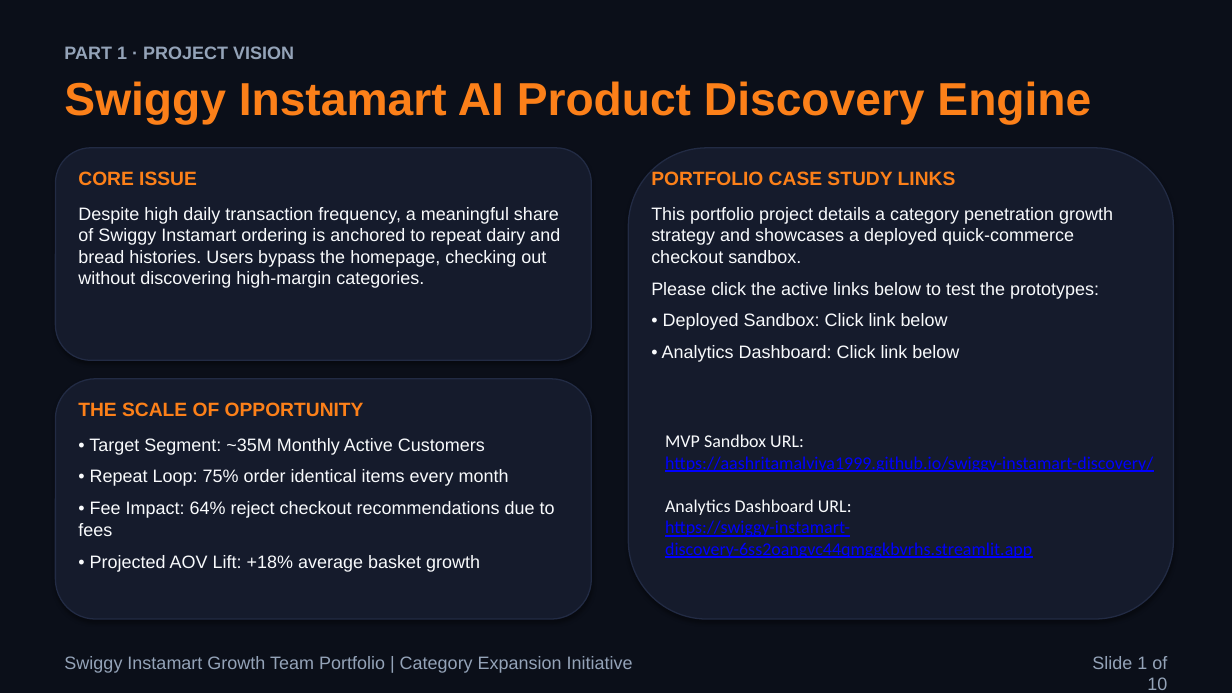
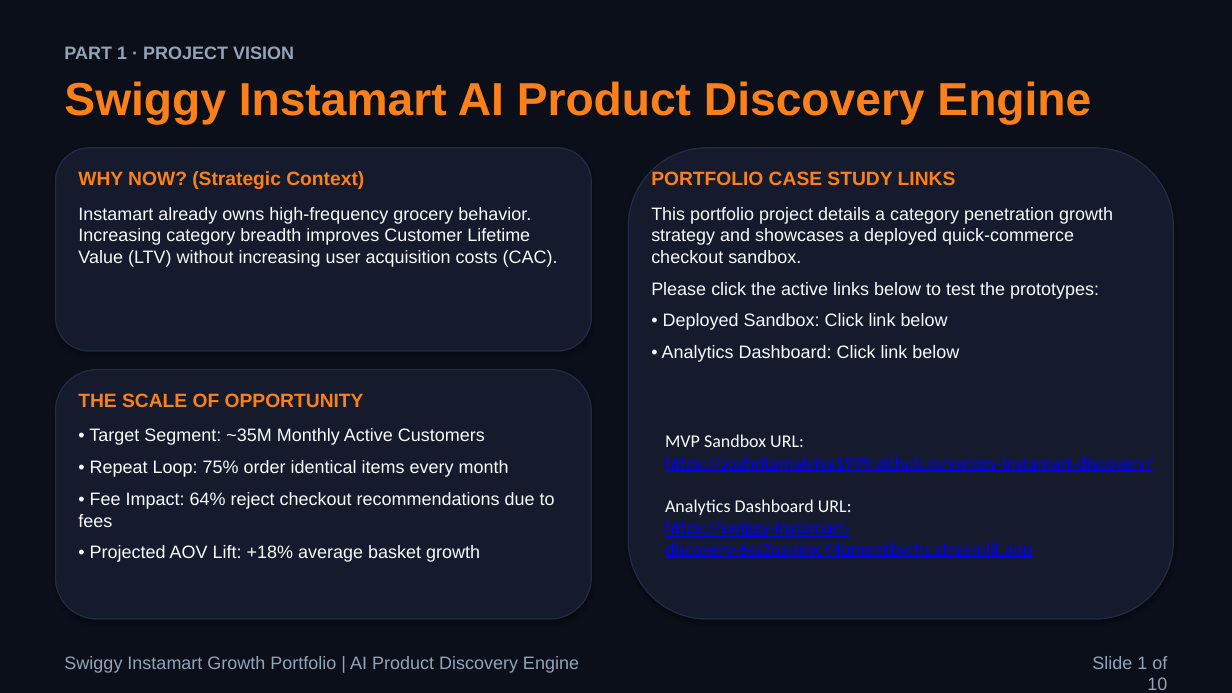
Before and after one commit to aashritamalviya1999/swiggy-instamart-discovery, a slide deck: slide 1 of NL Swiggy Instamart.pptx. Drawn at 1232x693 pixels with LibreOffice and Linux fonts; fonts in the diff are those of the drawing. Boxes give left, top, right and bottom in pixels: in the first picture for what was removed or moved away, otherwise in the second. Text is boxed around its words. In the diff, an @@ line names an element or a change of style, - is before the commit and + after.

```diff
--- a/NL Swiggy Instamart.pptx
+++ b/NL Swiggy Instamart.pptx
@@ rounded rectangle: place and size @@
-rounded rectangle at box(55, 148, 592, 360)
+rounded rectangle at box(55, 148, 592, 351)
@@ text at box(78, 171, 558, 267): text changed @@
-CORE ISSUE
-Despite high daily transaction frequency, a meaningful share of Swiggy Instamart ordering is anchored to repeat dairy and bread histories. Users bypass the homepage, checking out without discovering high-margin categories.
+WHY NOW? (Strategic Context)
+Instamart already owns high-frequency grocery behavior. Increasing category breadth improves Customer Lifetime Value (LTV) without increasing user acquisition costs (CAC).
@@ rounded rectangle: place and size @@
-rounded rectangle at box(55, 379, 592, 619)
+rounded rectangle at box(55, 370, 592, 619)
@@ text "THE SCALE OF OPPORTUNITY": place and size @@
-text "THE SCALE OF OPPORTUNITY" at box(78, 402, 555, 572)
+text "THE SCALE OF OPPORTUNITY" at box(78, 393, 555, 562)
@@ text at box(64, 656, 579, 673): text changed @@
-Swiggy Instamart Growth Team Portfolio | Category Expansion Initiative
+Swiggy Instamart Growth Portfolio | AI Product Discovery Engine
```
Also in this commit, not shown: 8 other slides changed, 1 slide added, 1 slide removed, 3 other files.
